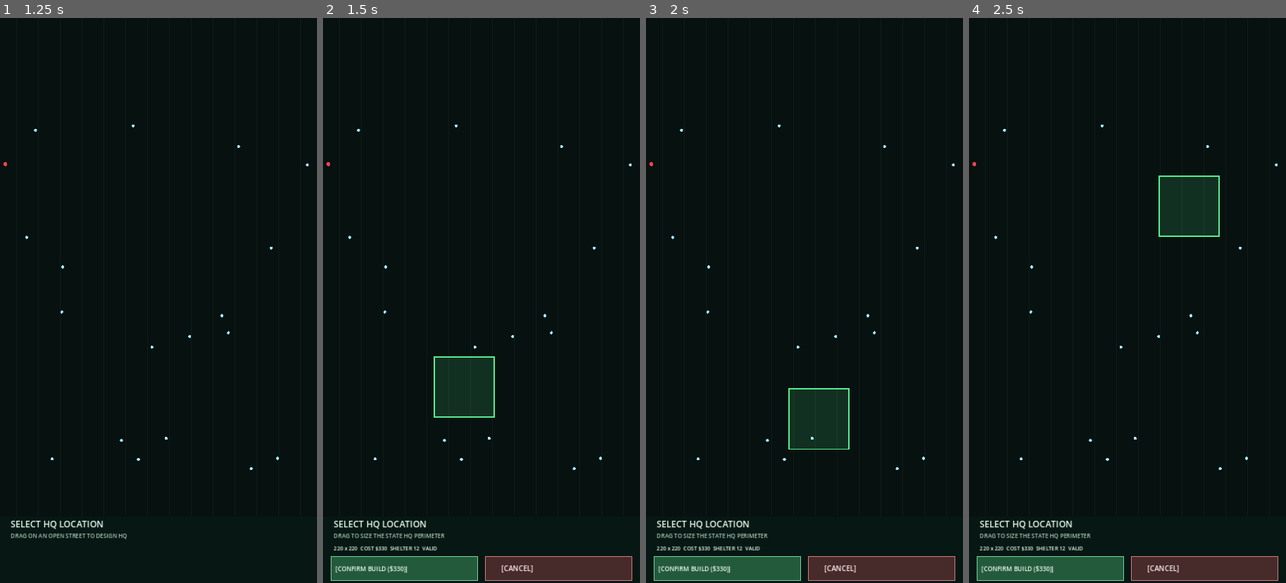
Above: before the commit, frames 1-4 (left to right).
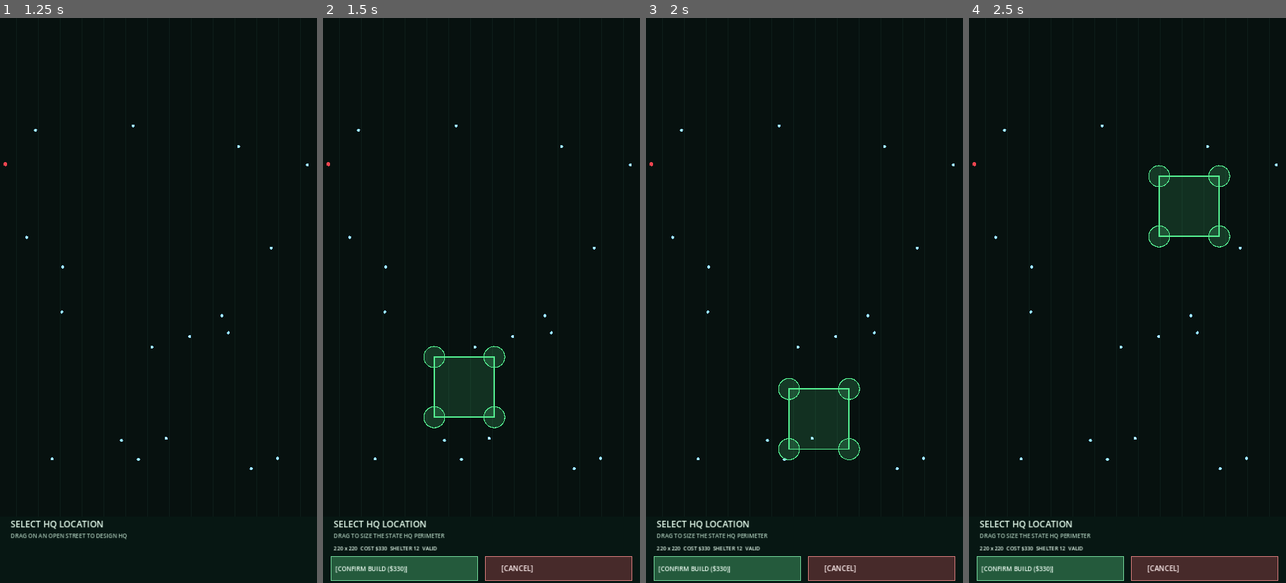
Above: after the commit, the same moments.

Repository: ninjun42215-gif/Containment-Protocol
Game: Godot game, scene res://main.tscn
Two runs of this game, one before a commit and one after it. Both use one fixed random seed, a clock stepped at 60 frames per second and the inputs below.
Inputs (mouse positions are in pixels of both pictures, inside the frame that each line leads up to):
- Up to frame 1 (1.25 s): tap Enter at 0.5 s; move the mouse to (228, 272) at 0.52 s; click (228, 272) at 0.67 s
- Up to frame 2 (1.5 s): tap Space at 1.25 s; drag from (418, 328) to (465, 413) at 1.27 s
- Up to frame 3 (2 s): no input
- Up to frame 4 (2.5 s): tap Enter at 2 s; move the mouse to (1159, 176) at 2.02 s; click (1159, 176) at 2.17 s

Frame 1 is identical in both runs. In frame 2, 0.8% of the frame differs, in the area x 31-58%, y 58-73%; in frame 3, 0.8%, in the area x 41-68%, y 63-79%; in frame 4, 0.8%.

Commit message:
Align HUD hitboxes and Outpost resize handles to safe areas

Diff:
--- a/main.gd
+++ b/main.gd
@@ -1270,9 +1270,9 @@
 				if can_start_placement:
 					_begin_outpost_placement(touch_world, "hq" if game_state == "hq_placement" else "outpost")
 				elif outpost_placement_active:
-					if outpost_placement_rect.grow(24.0).has_point(touch_world):
+					if outpost_placement_rect.grow(maxf(24.0, MIN_TOUCH_TARGET * 0.5 / maxf(camera_zoom, 0.01))).has_point(touch_world):
 						_begin_outpost_resize(touch_world)
-					elif (game_state == "hq_placement" and touch.position.y >= viewport_size.y - 150.0) or (game_state == "playing" and touch.position.y >= viewport_size.y - 260.0 and touch.position.y <= viewport_size.y - 206.0):
+					elif (game_state == "hq_placement" and touch.position.y >= _safe_bottom_y(150.0)) or (game_state == "playing" and touch.position.y >= _safe_bottom_y(260.0) and touch.position.y <= _safe_bottom_y(206.0)):
 						outpost_placement_gesture_mode = ""
 						outpost_placement_dragging = false
 					else:
@@ -1343,9 +1343,9 @@
 				if can_start_placement:
 					_begin_outpost_placement(mouse_world, "hq" if game_state == "hq_placement" else "outpost")
 				elif outpost_placement_active:
-					if outpost_placement_rect.grow(24.0).has_point(mouse_world):
+					if outpost_placement_rect.grow(maxf(24.0, MIN_TOUCH_TARGET * 0.5 / maxf(camera_zoom, 0.01))).has_point(mouse_world):
 						_begin_outpost_resize(mouse_world)
-					elif (game_state == "hq_placement" and mouse.position.y >= viewport_size.y - 150.0) or (game_state == "playing" and mouse.position.y >= viewport_size.y - 260.0 and mouse.position.y <= viewport_size.y - 206.0):
+					elif (game_state == "hq_placement" and mouse.position.y >= _safe_bottom_y(150.0)) or (game_state == "playing" and mouse.position.y >= _safe_bottom_y(260.0) and mouse.position.y <= _safe_bottom_y(206.0)):
 						outpost_placement_gesture_mode = ""
 						outpost_placement_dragging = false
 					else:
@@ -1377,14 +1377,16 @@
 
 func _handle_tap(pos: Vector2) -> void:
 	if game_state == "title":
-		if pos.y >= viewport_size.y * 0.63 and _has_valid_save():
+		var title_pos: Vector2 = pos - safe_area_rect.position
+		var title_size: Vector2 = _safe_viewport_size()
+		if title_pos.y >= title_size.y * 0.63 and _has_valid_save():
 			_resume_operation()
 		else:
 			game_state = "sector_select"
 		queue_redraw()
 		return
 	if game_state == "hq_placement":
-		if outpost_placement_active and pos.y >= viewport_size.y - 60.0 and pos.y <= viewport_size.y - 6.0:
+		if outpost_placement_active and pos.y >= _safe_bottom_y(60.0) and pos.y <= viewport_size.y - safe_insets.w:
 			if pos.x < viewport_size.x * 0.5:
 				_confirm_outpost_placement()
 			else:
@@ -1392,15 +1394,17 @@
 				outpost_placement_dragging = false
 			queue_redraw()
 			return
-		if pos.y >= viewport_size.y - 150.0:
+		if pos.y >= _safe_bottom_y(150.0):
 			return
 		_begin_outpost_placement(_screen_to_world(pos), "hq")
 		outpost_placement_dragging = false
 		queue_redraw()
 		return
 	if game_state == "sector_select":
-		if pos.y >= viewport_size.y * 0.44 and pos.y < viewport_size.y * 0.80:
-			var selected_sector := clampi(int((pos.y - viewport_size.y * 0.44) / (viewport_size.y * 0.12)), 0, 2)
+		var title_pos: Vector2 = pos - safe_area_rect.position
+		var title_size: Vector2 = _safe_viewport_size()
+		if title_pos.y >= title_size.y * 0.44 and title_pos.y < title_size.y * 0.80:
+			var selected_sector := clampi(int((title_pos.y - title_size.y * 0.44) / (title_size.y * 0.12)), 0, 2)
 			_start_sector(selected_sector)
 		queue_redraw()
 		return
@@ -1417,7 +1421,7 @@
 		return
 	if game_state != "playing":
 		return
-	if outpost_placement_active and pos.y >= viewport_size.y - 260.0 and pos.y <= viewport_size.y - 206.0:
+	if outpost_placement_active and pos.y >= _safe_bottom_y(260.0) and pos.y <= _safe_bottom_y(206.0):
 		if pos.x < viewport_size.x * 0.5:
 			_confirm_outpost_placement()
 		else:
@@ -1425,7 +1429,7 @@
 			outpost_placement_dragging = false
 		queue_redraw()
 		return
-	if pos.x >= 18.0 and pos.x <= 210.0 and pos.y >= 452.0 and pos.y <= 500.0:
+	if pos.x >= safe_insets.x + 18.0 and pos.x <= safe_insets.x + 210.0 and pos.y >= safe_insets.y + 452.0 and pos.y <= safe_insets.y + 508.0:
 		_call_to_arms()
 		queue_redraw()
 		return
@@ -1442,35 +1446,39 @@
 		_clamp_camera()
 		queue_redraw()
 		return
-	if pos.x >= viewport_size.x - 112.0 and pos.y >= 220.0 and pos.y <= 276.0:
+	var zoom_x: float = viewport_size.x - safe_insets.z - 112.0
+	var zoom_top: float = safe_insets.y + 220.0
+	if pos.x >= zoom_x and pos.x <= zoom_x + 94.0 and pos.y >= zoom_top and pos.y <= zoom_top + 56.0:
 		_zoom_camera(1.18, viewport_size * 0.5)
 		return
-	if pos.x >= viewport_size.x - 112.0 and pos.y >= 282.0 and pos.y <= 338.0:
+	if pos.x >= zoom_x and pos.x <= zoom_x + 94.0 and pos.y >= zoom_top + 62.0 and pos.y <= zoom_top + 118.0:
 		_zoom_camera(0.85, viewport_size * 0.5)
 		return
-	if pos.x <= 190.0 and pos.y >= 214.0 and pos.y <= 266.0:
+	var hud_left: float = safe_insets.x + HUD_EDGE_PADDING
+	var hud_top: float = safe_insets.y + HUD_EDGE_PADDING
+	if pos.x >= hud_left and pos.x <= hud_left + 172.0 and pos.y >= hud_top + 196.0 and pos.y <= hud_top + 252.0:
 		time_scale_index = (time_scale_index + 1) % TIME_SCALES.size()
 		queue_redraw()
 		return
-	if pos.x <= 190.0 and pos.y >= 274.0 and pos.y <= 326.0:
+	if pos.x >= hud_left and pos.x <= hud_left + 172.0 and pos.y >= hud_top + 258.0 and pos.y <= hud_top + 314.0:
 		sfx_enabled = not sfx_enabled
 		if not sfx_enabled:
 			audio_queue.clear()
 			audio_effect = ""
 		queue_redraw()
 		return
-	if DIAGNOSTIC_BUTTON.has_point(pos):
+	if Rect2(Vector2(safe_insets.x + DIAGNOSTIC_BUTTON.position.x, safe_insets.y + DIAGNOSTIC_BUTTON.position.y), DIAGNOSTIC_BUTTON.size).has_point(pos):
 		diagnostics_enabled = not diagnostics_enabled
 		queue_redraw()
 		return
-	if not selected_structure_type.is_empty() and pos.y >= STRUCTURE_ACTION_TOP + 34.0 and pos.y <= STRUCTURE_ACTION_TOP + 84.0:
-		if pos.x >= 24.0 and pos.x <= 190.0:
+	if not selected_structure_type.is_empty() and pos.y >= STRUCTURE_ACTION_TOP + safe_insets.y + 34.0 and pos.y <= STRUCTURE_ACTION_TOP + safe_insets.y + 84.0:
+		if pos.x >= safe_insets.x + 24.0 and pos.x <= safe_insets.x + 190.0:
 			_repair_selected_structure()
 			return
-		if pos.x >= 204.0 and pos.x <= 370.0:
+		if pos.x >= safe_insets.x + 204.0 and pos.x <= safe_insets.x + 370.0:
 			_upgrade_selected_structure()
 			return
-	var bar_top := viewport_size.y - 200.0
+	var bar_top: float = _safe_bottom_y(200.0)
 	if pos.y >= bar_top:
 		if pos.y <= bar_top + 48.0:
 			command_tab = 1 - command_tab
@@ -1484,7 +1492,7 @@
 		message_timer = 1.2
 		queue_redraw()
 		return
-	if pos.y < 270.0:
+	if pos.y < safe_insets.y + 270.0:
 		return
 	var world_pos := _screen_to_world(pos)
 	if _select_structure_at(world_pos):
@@ -2151,6 +2159,11 @@
 		var footprint_color: Color = Color("#55ef91") if outpost_placement_valid else Color("#ff5d62")
 		draw_rect(outpost_placement_rect, Color(footprint_color.r, footprint_color.g, footprint_color.b, 0.14))
 		draw_rect(outpost_placement_rect, footprint_color, false, 5.0)
+		var handle_radius: float = MIN_TOUCH_TARGET * 0.5 / maxf(camera_zoom, 0.01)
+		var handle_points: Array[Vector2] = [outpost_placement_rect.position, Vector2(outpost_placement_rect.end.x, outpost_placement_rect.position.y), outpost_placement_rect.end, Vector2(outpost_placement_rect.position.x, outpost_placement_rect.end.y)]
+		for handle_point in handle_points:
+			draw_circle(handle_point, handle_radius, Color(footprint_color.r, footprint_color.g, footprint_color.b, 0.18))
+			draw_arc(handle_point, handle_radius, 0.0, TAU, 24, footprint_color, 3.0)
 		return
 	if not preview_active or game_state != "playing":
 		return
